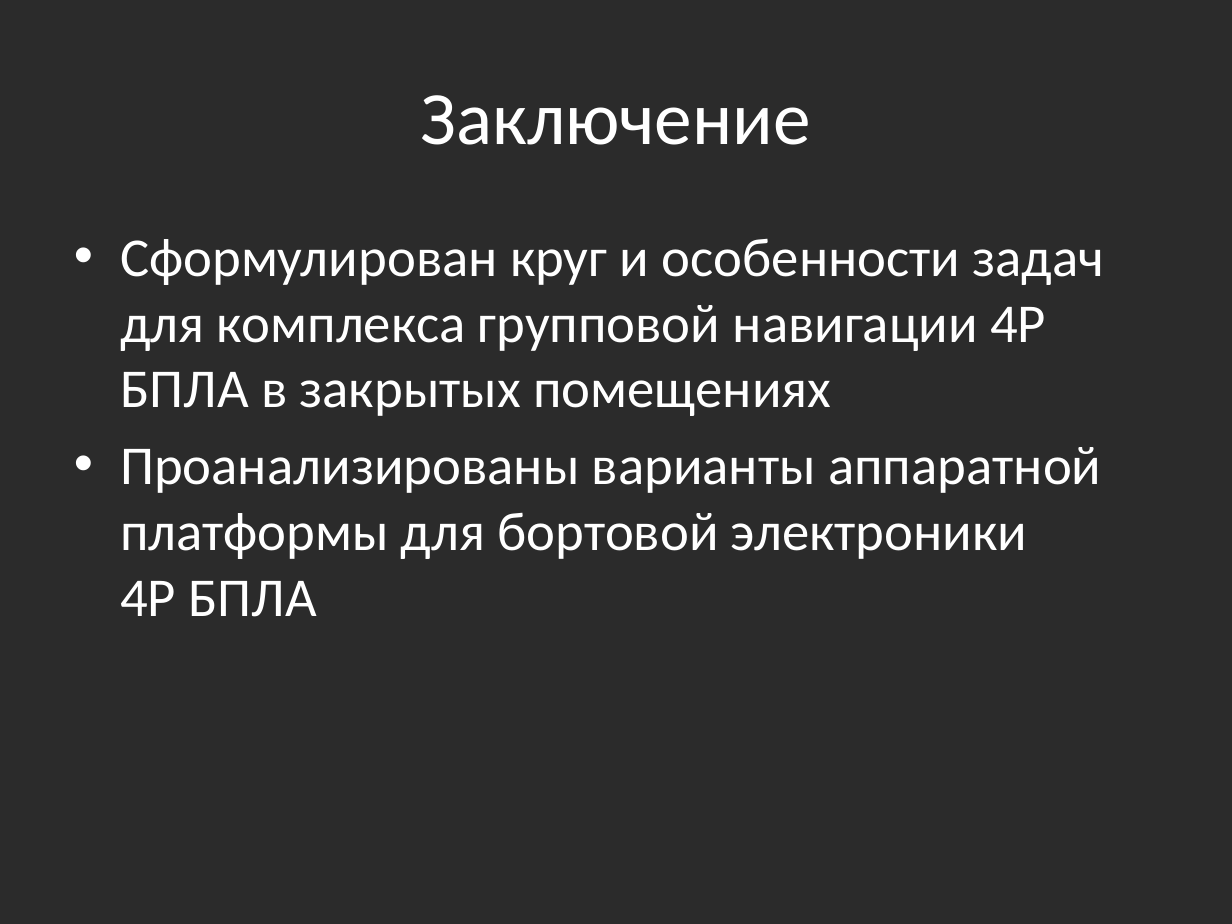
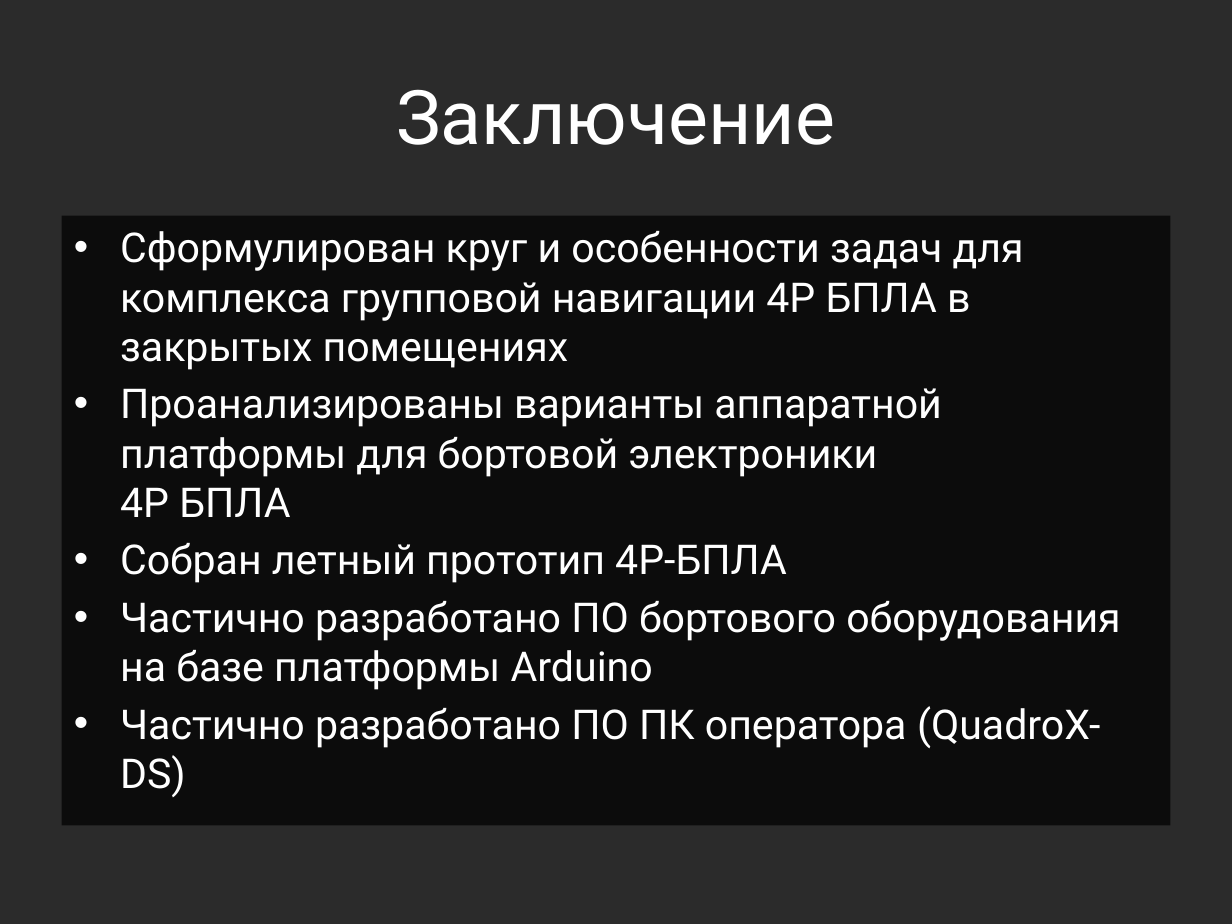
Before and after one commit to Jacobi20/quadro-xds, a slide deck: slide 13 of Docs/Medias2012_dhg.pptx (slide 12 before the commit). Drawn at 1232x924 pixels with LibreOffice and Linux fonts; fonts in the diff are those of the drawing; background and template pictures are left out; a plain dark background stands for a picture behind light text. Boxes give left, top, right and bottom in pixels: in the first picture for what was removed or moved away, otherwise in the second. Text is boxed around its words. In the diff, an @@ line names an element or a change of style, - is before the commit and + after.

```diff
--- a/Docs/Medias2012_dhg.pptx
+++ b/Docs/Medias2012_dhg.pptx
@@ title "Заключение" at (396,89,835,145): font Calibri to Roboto @@
@@ text "Сформулирован круг и особенности задач ...": place and size @@
-text "Сформулирован круг и особенности задач ..." at (120,238,1105,617)
+text "Сформулирован круг и особенности задач ..." at (62,216,1170,825)
@@ text "Сформулирован круг и особенности задач ..." at (62,216,1170,825): fill none to #000000 at 70% opacity @@
@@ text at (120,231,1024,517): size 32 to 24 pt, font Calibri to Roboto in "Сформулирован круг и особенности задач для комплекса ...", "Проанализированы варианты аппаратной платформы для бортовой  ..."; less space between paragraphs @@
@@ text at (120,543,1120,797): paragraphs added @@
+• Собран летный прототип 4Р-БПЛА
+• Частично разработано ПО бортового оборудования на базе платформы Arduino
+• Частично разработано ПО ПК оператора (QuadroX-DS)
```
Also in this commit, not shown: 11 other slides changed, 1 slide added, 6 other files.
